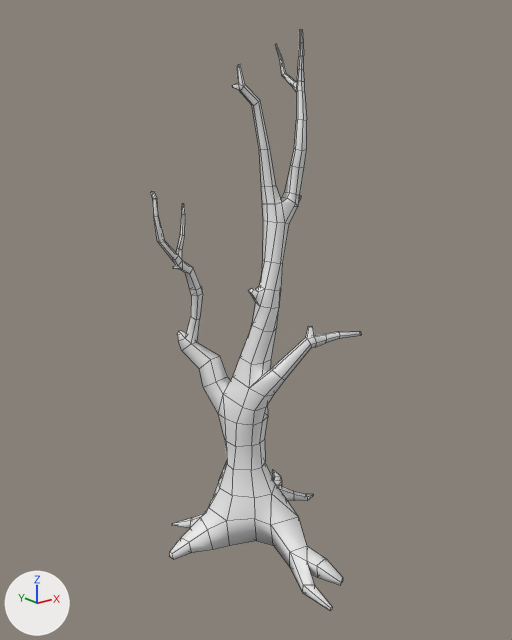
Two versions of the FBX model Assets/Art/Grass and Trees/Tree002/Tree_002.fbx, one commit apart.
Both versions are drawn from a camera (50 mm lens) standing at (-2.91, -3.76, 3.08) and looking at (-0.1, -0.25, 1.68). The axes (+X, +Y, +Z) are drawn at lower left. The lights are the same throughout. Mesh edges are drawn as thin lines. Objects named as collision shapes, trigger or cutter boxes, shadow casters or lower levels of detail are left out. Where no turn or scale is listed for an object, it has been applied to the vertices.

Before the edit, the objects in view are built like this:
```python
me_mesh = bpy.data.meshes.new('Mesh')
me_mesh.from_pydata(...)  # 448 vertices, 455 faces; spans x -0.68..0.67, y -1.1..0.47, z -0.07..3.51
ob_tree002_low = bpy.data.objects.new('Tree002_low', me_mesh)
ob_tree002_low.location = (0.0, 0.0, 0.0)
```
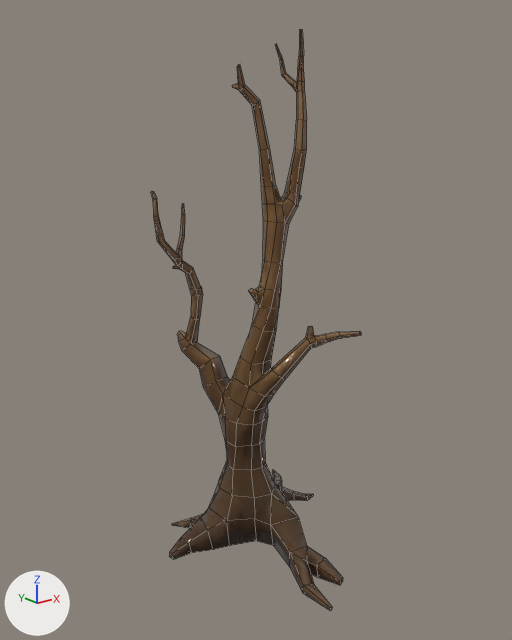
Changed parts and their boxes [x1, y1, x2, y2] in the pictures (512 x 640 px):
'Tree002_low', recoloured (grey to brown): [151, 29, 361, 611] in both

What changed in the scene script:
```text
Add img_tree_002_tree002_metallicsmoothness_png:
    img_tree_002_tree002_metallicsmoothness_png = load_image('Tree_002_Tree002_MetallicSmoothness.png', '_unpacked/Tree_002_Tree002_MetallicSmoothness.png', 512, 512, 'Non-Color')
Add img_tree_002_albedotransparency_png:
    img_tree_002_albedotransparency_png = load_image('Tree_002_AlbedoTransparency.png', '_unpacked/Tree_002_AlbedoTransparency.png', 512, 512, 'sRGB')
Add img_tree_002_tree002_normal_png:
    img_tree_002_tree002_normal_png = load_image('Tree_002_Tree002_Normal.png', '_unpacked/Tree_002_Tree002_Normal.png', 512, 512, 'Non-Color')
Add mat_02___default:
    mat_02___default = bpy.data.materials.new('02 - Default')
    # uses the picture img_tree_002_albedotransparency_png
    # uses the picture img_tree_002_tree002_metallicsmoothness_png
    # uses the picture img_tree_002_tree002_normal_png
Change me_mesh:
    where me_mesh.from_pydata(...)  # 448 vertices, 455 faces; spans x -0.68..0.67, y -1.1..0.47, z -0.07..3.51
    add me_mesh.materials.append(mat_02___default)
```
